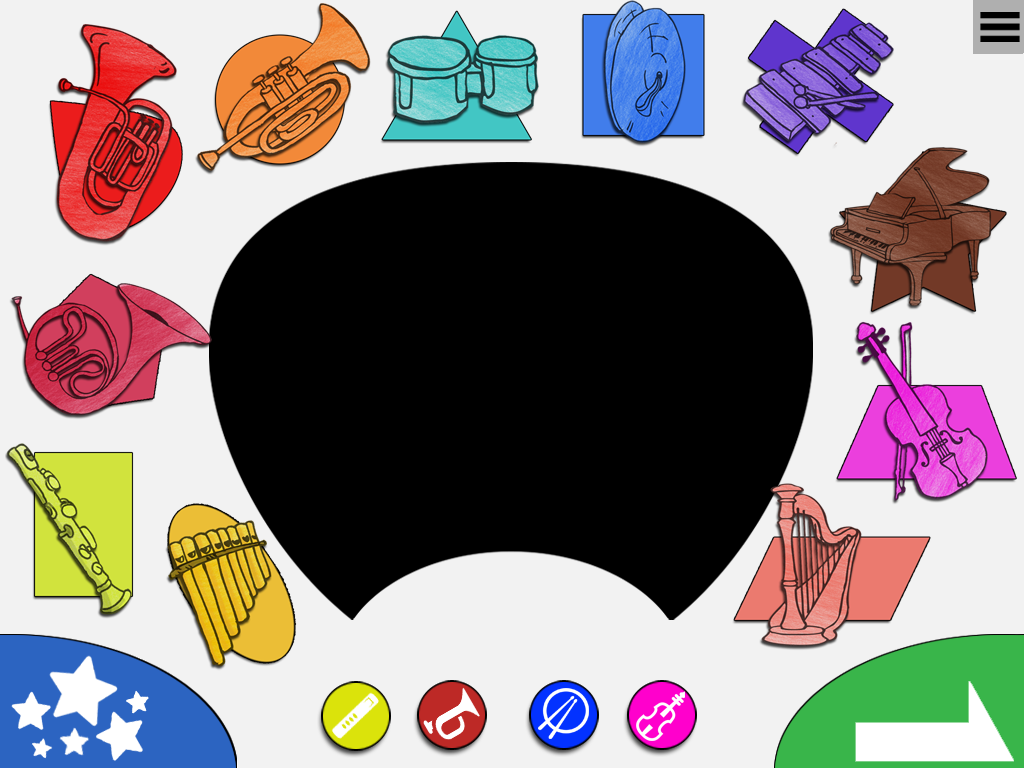
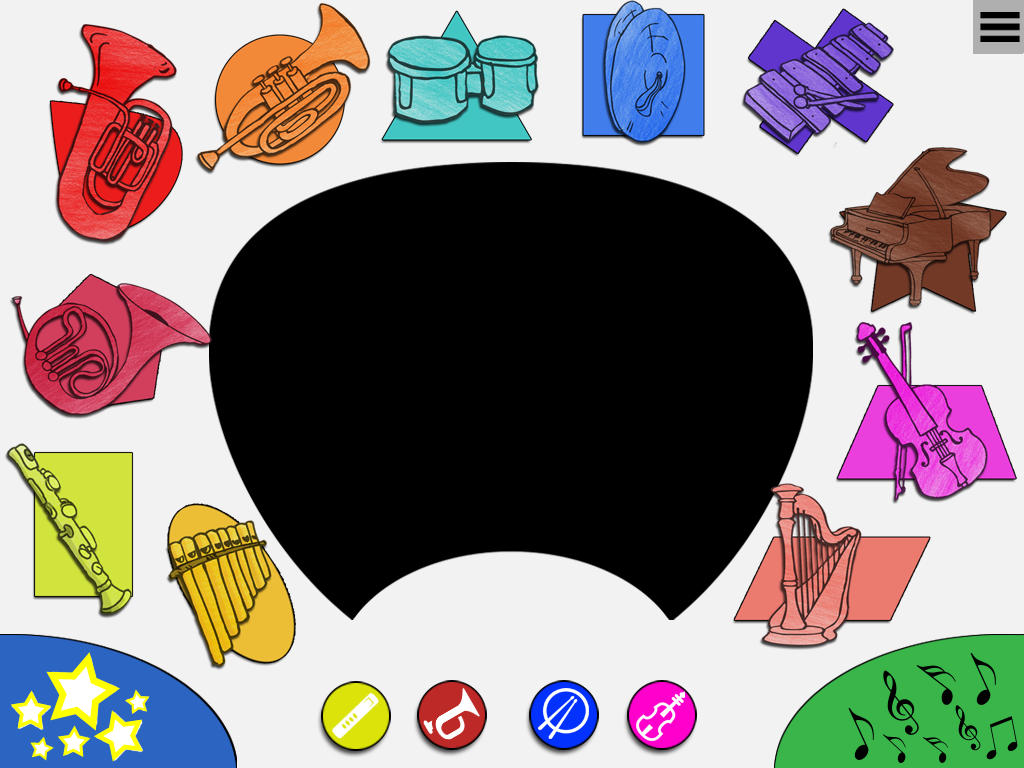
Revision of a layered 1024 × 768 image; what changed, layer by layer:
added layer "Layer 20" in group "btns" over [left=848, top=652, right=1018, bottom=763]
painted on "btn_play" over [left=855, top=681, right=1014, bottom=762]
added layer "Layer 11" in group "btns" over [left=10, top=652, right=150, bottom=762]
